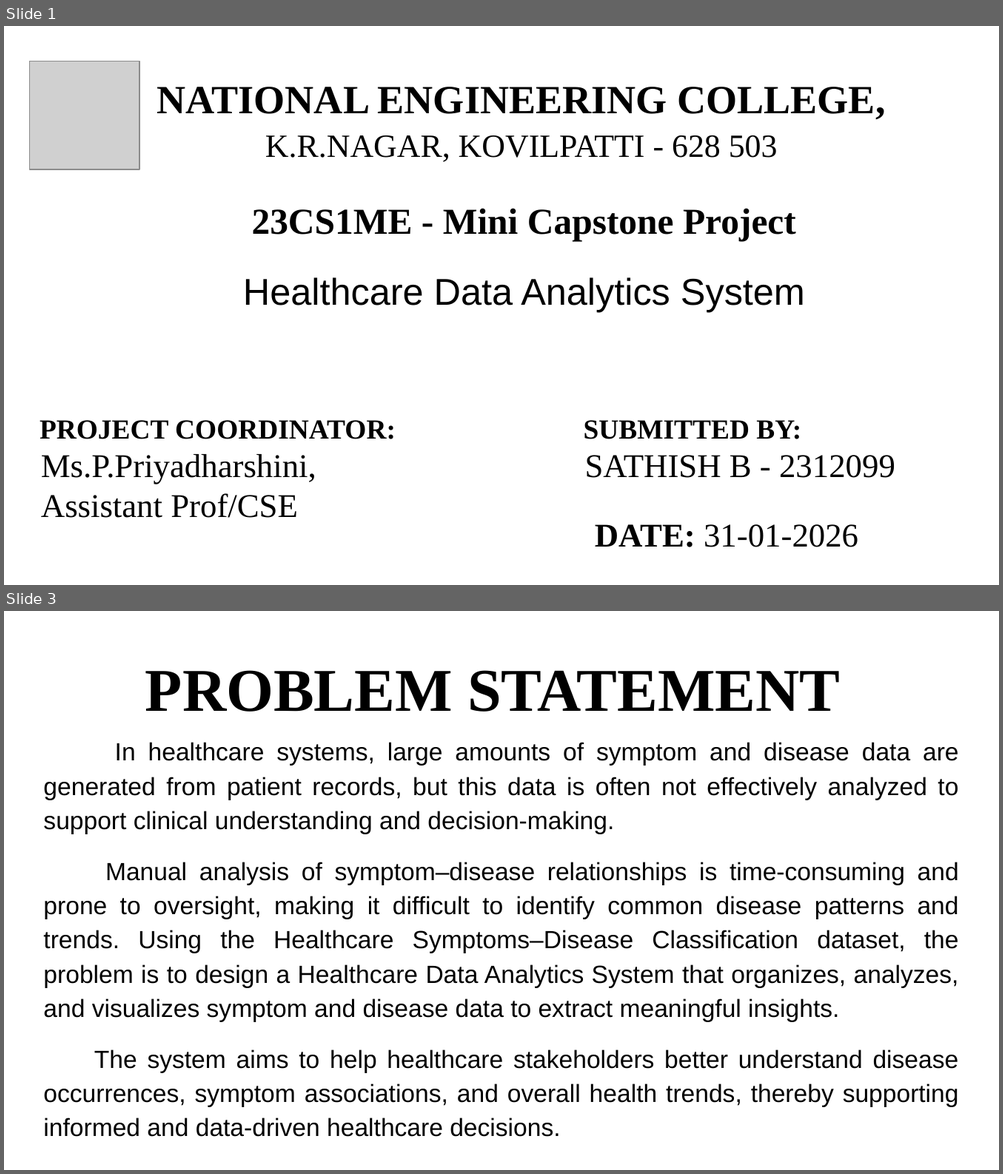
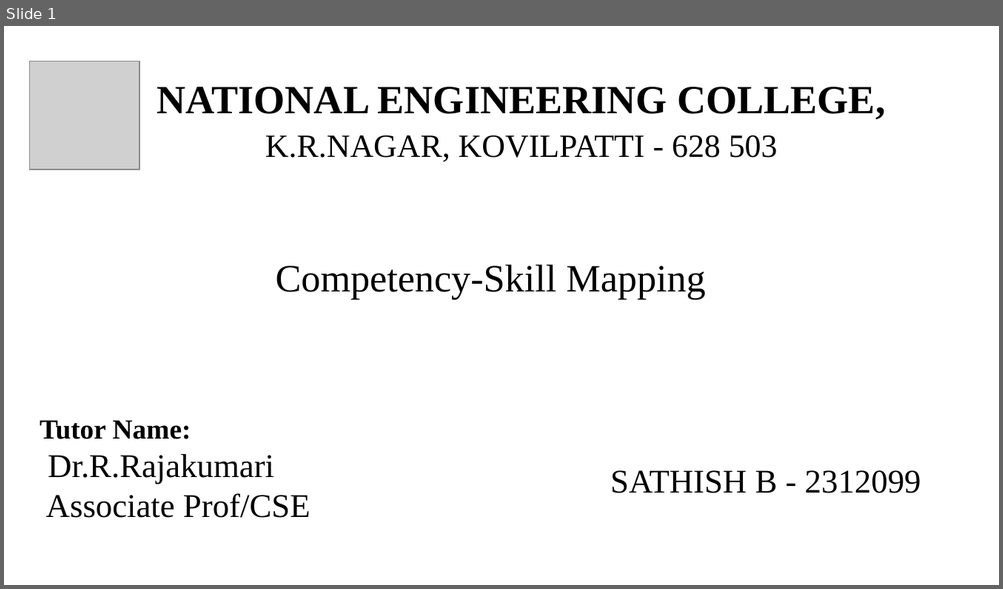
Before and after one commit to Sathish-2399/Healthcare_Data_Analytics_System, a slide deck: MCP_Sathish_99_review2.pptx. Shown one above the other, each under a label of ours: slides 1 and 3 before the commit, slide 1 after it; the slides between them are not shown. The pictures are 1003x1174 and 1003x589 pixels, drawn with LibreOffice and Linux fonts; fonts in the diff are those of the drawing; grey boxes stand for pictures. Boxes give left, top, right and bottom in pixels: in the first picture for what was removed or moved away, otherwise in the second. Text is boxed around its words. In the diff, an @@ line names an element or a change of style, - is before the commit and + after.

```diff
--- a/MCP_Sathish_99_review2.pptx
+++ b/MCP_Sathish_99_review2.pptx
@@ slide 3 removed at bbox=[4, 611, 999, 1170], background #FFFFFF @@
@@ text removed at bbox=[145, 670, 839, 712] @@
-PROBLEM STATEMENT
@@ text removed at bbox=[43, 742, 959, 1137] @@
-In healthcare systems, large amounts of symptom and disease data are generated from patient records, but this data is often not effectively analyzed to support clinical understanding and decision-making.
-Manual analysis of symptom–disease relationships is time-consuming and prone to oversight, making it difficult to identify common disease patterns and trends. Using the Healthcare Symptoms–Disease Classification dataset, the problem is to design a Healthcare Data Analytics System that organizes, analyzes, and visualizes symptom and disease data to extract meaningful insights.
-The system aims to help healthcare stakeholders better understand disease occurrences, symptom associations, and overall health trends, thereby supporting informed and data-driven healthcare decisions.
@@ slide 1 changed as well @@
@@ text removed at bbox=[243, 208, 805, 312] @@
-23CS1ME - Mini Capstone Project
-Healthcare Data Analytics System
@@ text added at bbox=[276, 264, 705, 300], 28 pt, text #000000 @@
+Competency-Skill Mapping
@@ text at bbox=[40, 420, 310, 518]: text changed @@
-PROJECT COORDINATOR:
-Ms.P.Priyadharshini, Assistant Prof/CSE
+Tutor Name:
+Dr.R.Rajakumari
+Associate Prof/CSE
@@ text at bbox=[583, 420, 801, 440]: paragraph removed @@
-SUBMITTED BY:
@@ text "SATHISH B - 2312099": place and size @@
-text "SATHISH B - 2312099" at bbox=[583, 420, 895, 478]
+text "SATHISH B - 2312099" at bbox=[610, 471, 921, 494]
@@ text removed at bbox=[595, 525, 858, 548] @@
-DATE: 31-01-2026
```
Also in this commit, not shown: 2 slides added, 10 other slides removed, 7 other files.
